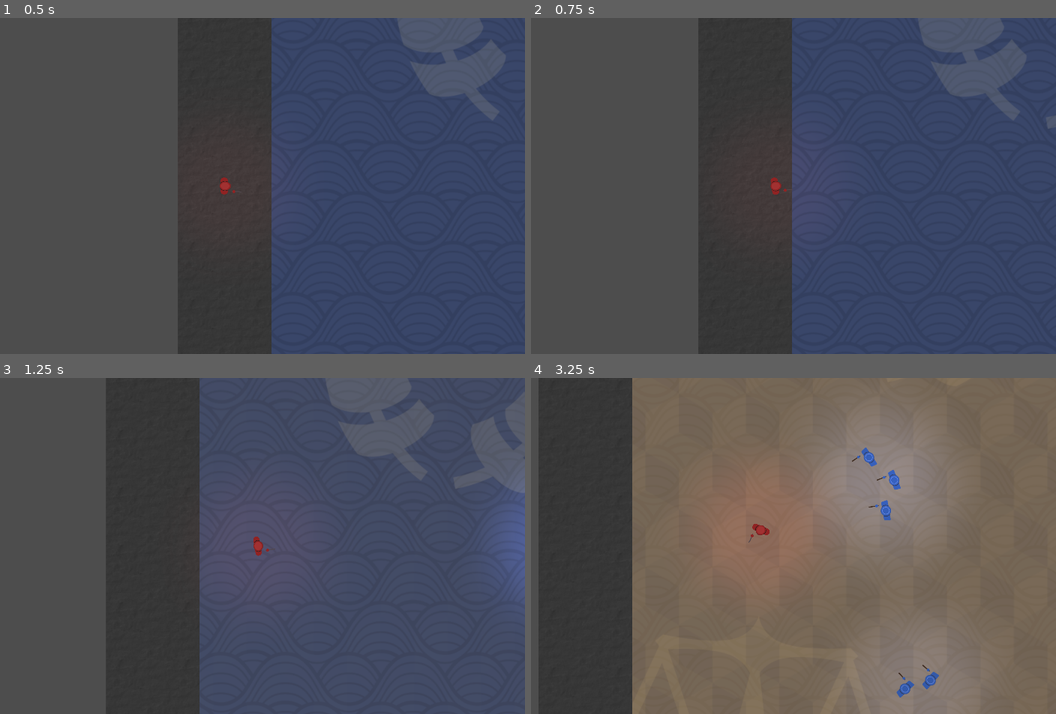
Above: before the commit, frames 1-4 (two rows, left to right).
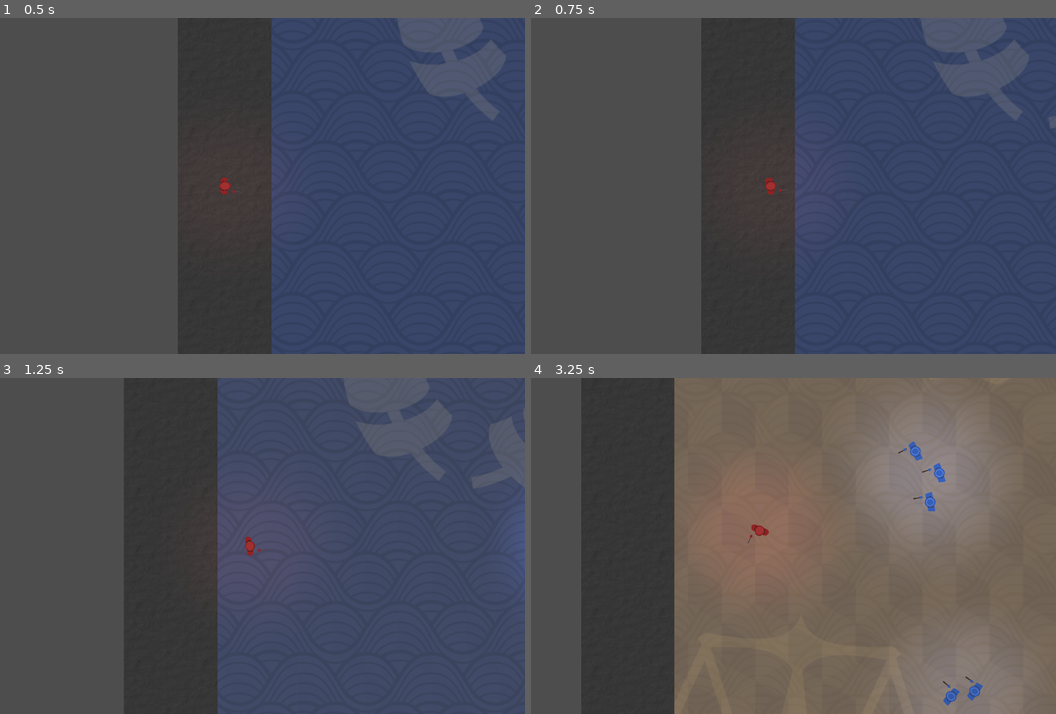
Above: after the commit, the same moments.

Repository: Ianvvtz/projectscabfall
Game: Godot game, scene res://scenes/main.tscn
The game is run twice, just before and just after one commit, with the same random seed, the same clock (stepped at 60 frames per second) and the same inputs.
Inputs (mouse positions are in pixels of both pictures, inside the frame that each line leads up to):
- Up to frame 1 (0.5 s): no input
- Up to frame 2 (0.75 s): tap Enter at 0.5 s; move the mouse to (888, 169) at 0.52 s; hold D (move_right) from 0.53 s (still down); hold Shift (sprint) from 0.53 s (still down)
- Up to frame 3 (1.25 s): keep holding D (move_right); keep holding Shift (sprint)
- Up to frame 4 (3.25 s): move the mouse to (636, 562) at 1.27 s; release D (move_right) at 1.28 s; release Shift (sprint) at 1.28 s; hold S (move_down) 1.28-2.03 s; tap Space (dodge) at 1.35 s; tap Shift (sprint) at 1.55, 2.85 s; move the mouse to (814, 472) at 2.02 s; hold D (move_right) 2.03-2.78 s; hold Shift (sprint) 2.03-2.78 s; click (814, 472) at 2.1 s; move the mouse to (725, 613) at 2.77 s; hold W (move_up) from 2.78 s (still down)

Frame 1 is identical in both runs. In frame 2, 0.8% of the frame differs, in the area x 32-99%, y 0-100%; in frame 3, 5.2%; in frame 4, 13%, in the area x 1-94%, y 0-100%.

Commit message:
Added knockback on kill

Diff:
--- a/scenes/player.tscn
+++ b/scenes/player.tscn
@@ -246,6 +246,7 @@
 motion_mode = 1
 script = ExtResource("1_3vyb7")
 speed = 120.0
+sprint_multiplier = 1.5
 dodge_distance = 150.0
 dodge_duration = 0.3
 
--- a/scripts/enemy.gd
+++ b/scripts/enemy.gd
@@ -89,8 +89,8 @@
 		Behavior.ATTACK:
 			velocity = Vector2.ZERO
 			handle_attack(delta)
-		Behavior.DEAD:
-			velocity = Vector2.ZERO
+		#Behavior.DEAD:
+			#velocity = Vector2.ZERO
 	move_and_slide()
 
 
@@ -165,11 +165,16 @@
 	if got_hit:
 		return
 	got_hit = true
-	Signalbus.enemy_died.emit(current_district)
 	can_attack = false
+	var hit_direction = (global_position - player.global_position).normalized()
+	velocity = hit_direction * 100.0
+	player.hit_stop(0.035, 0.3)
 	anim.play("hit")
 	set_state(Behavior.DEAD)
+	await get_tree().create_timer(0.25).timeout
+	velocity = Vector2.ZERO
 	player.speed_boost()
+	Signalbus.enemy_died.emit(current_district)
 
 
 func enemy_die() -> void:
@@ -198,6 +203,7 @@
 			offset += dir.normalized() * (group_spacing - distance)
 	return offset
 
+
 func compute_flank_offset() -> Vector2:
 	var to_player = (player.global_position - global_position).normalized()
 	var perpendicular = Vector2(-to_player.y, to_player.x)
--- a/scripts/player.gd
+++ b/scripts/player.gd
@@ -157,12 +157,12 @@
 
 func handle_dead():
 	print("Player got hit")
-
 	reset_position()
 
 
 func _on_hurtbox_died() -> void:
 	apply_screen_shake()
+	hit_stop(0.1, 0.1)
 	state = PlayerState.DEAD
 
 
@@ -178,6 +178,13 @@
 		camera.offset = Vector2.ZERO
 
 
+func hit_stop(duration: float = 0.05, slow_motion: float = 0.0) -> void:
+	Engine.time_scale = slow_motion
+	await get_tree().create_timer(duration).timeout
+	await get_tree().process_frame
+	Engine.time_scale = 1.0
+
+
 func speed_boost() -> void:
 	if not received_boost:
 		received_boost = true
